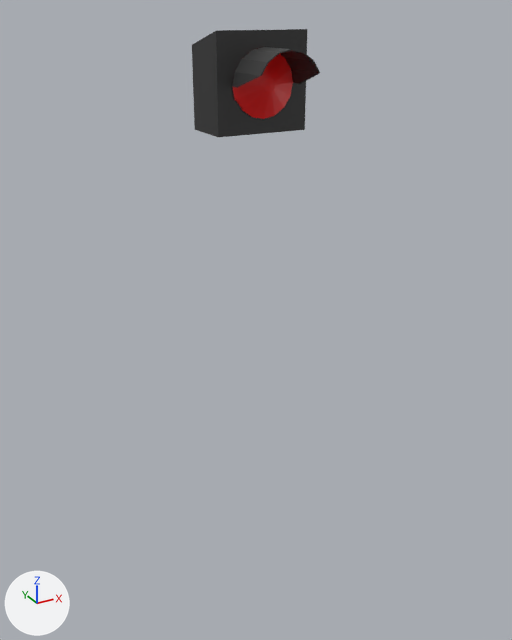
Before and after pictures for a commit that changed the Blender file Simulator/Assets/RawModels/IntersectionRoads.blend.
Rendered twice from a 50 mm camera at (-1.85, -3.43, 3.93) aimed at (0.04, -0.01, 2.22). The axes (+X, +Y, +Z) are drawn at lower left. The lights are the same throughout. The same objects are shown in both versions, whatever each file hides.

The first picture shows 'Light'.
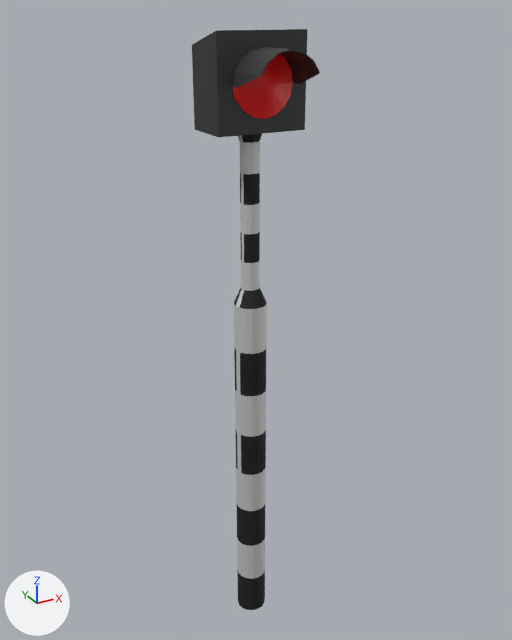
Location of each change, [x1, y1, x2, y2] in pixels of the pictures (512 x 640 px):
'Warning_Light', shown
    after: [234, 134, 267, 610]
    faces in mat_m_barrierwhite (white #e7e7e7): [234, 135, 267, 579]
    faces in mat_m_warninglight_polehousing (black #313131): [234, 134, 267, 610]

What changed in the scene script:
```text
Change ob_warning_light:
    remove ob_warning_light.hide_set(True)
```
